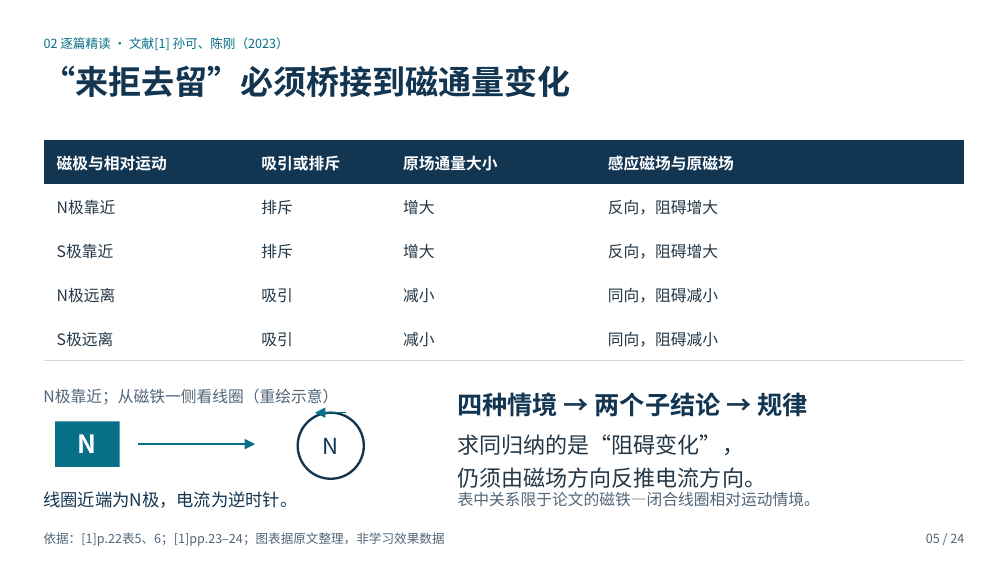
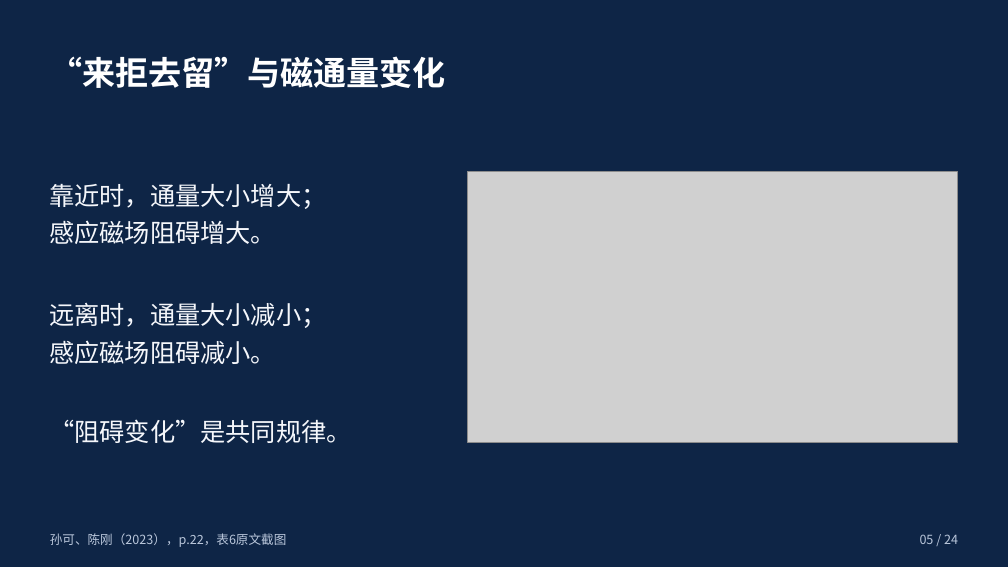
Before and after one commit to c1742/ppt-master, a slide deck: slide 5 of outputs/基础物理专题研究_四篇文献精读汇报.pptx. Drawn at 1008x567 pixels with LibreOffice and Linux fonts; fonts in the diff are those of the drawing; grey boxes stand for pictures. Boxes give left, top, right and bottom in pixels: in the first picture for what was removed or moved away, otherwise in the second. Text is boxed around its words. In the diff, an @@ line names an element or a change of style, - is before the commit and + after.

Commit message:
按反馈改为深蓝简洁文字版并加入原文截图

```diff
--- a/outputs/基础物理专题研究_四篇文献精读汇报.pptx
+++ b/outputs/基础物理专题研究_四篇文献精读汇报.pptx
@@ background #FFFFFF to #0E2546 @@
@@ text removed at (44,37,289,50) @@
-02 逐篇精读 · 文献[1] 孙可、陈刚（2023）
@@ text at (49,56,445,88): text changed; text colour #123552 to #FFFFFF @@
-“来拒去留”必须桥接到磁通量变化
+“来拒去留”与磁通量变化
@@ table removed at (44,140,965,361), 5 rows, 4 columns @@
-磁极与相对运动 | 吸引或排斥 | 原场通量大小 | 感应磁场与原磁场
-N极靠近 | 排斥 | 增大 | 反向，阻碍增大
-S极靠近 | 排斥 | 增大 | 反向，阻碍增大
-N极远离 | 吸引 | 减小 | 同向，阻碍减小
-S极远离 | 吸引 | 减小 | 同向，阻碍减小
@@ picture added at (468,172,958,442) @@
@@ text added at (49,184,326,244), 24 pt, text #F5F7FB @@
+靠近时，通量大小增大；
+感应磁场阻碍增大。
@@ text added at (49,303,326,364), 24 pt, text #F5F7FB @@
+远离时，通量大小减小；
+感应磁场阻碍减小。
@@ text at (49,419,351,443): text changed; size 15 to 24 pt; text colour #526577 to #F5F7FB @@
-N极靠近；从磁铁一侧看线圈（重绘示意）
+“阻碍变化”是共同规律。
@@ text removed at (457,392,807,417) @@
-四种情境 → 两个子结论 → 规律
@@ text removed at (457,434,766,488) @@
-求同归纳的是“阻碍变化”，
-仍须由磁场方向反推电流方向。
@@ group removed at (43,413,364,508): 3 texts, 2 arrows, 1 rectangle, 1 ellipse @@
-N
-N
-线圈近端为N极，电流为逆时针。
@@ text removed at (458,492,820,507) @@
-表中关系限于论文的磁铁—闭合线圈相对运动情境。
@@ text removed at (44,532,445,546) @@
-依据：[1]p.22表5、6；[1]pp.23–24；图表据原文整理，非学习效果数据
@@ text added at (50,533,286,547), 12 pt, text #BAC7DB @@
+孙可、陈刚（2023），p.22，表6原文截图
@@ text "05 / 24" at (920,534,958,544): text colour #526577 to #BAC7DB @@
```
Also in this commit, not shown: 18 other slides changed, 5 slides added, 5 slides removed, 2 other files.
